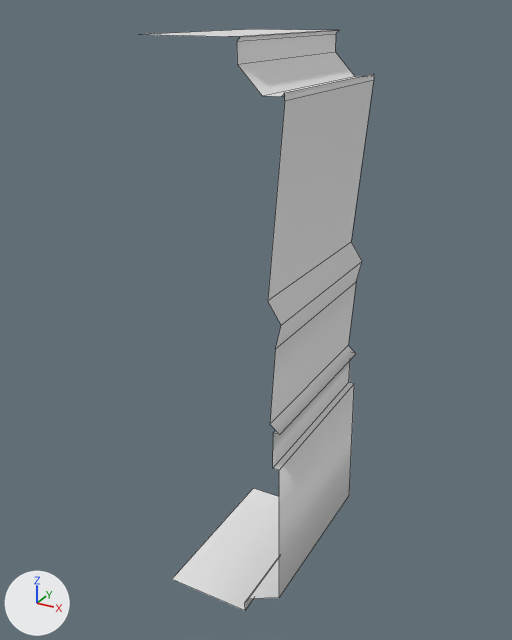
The FBX model Assets/Geometry/Environment/Corridor_kit/Corridor_Wall.fbx as it was, and as the next commit left it.
One viewpoint serves both versions: a 50 mm lens placed at (2.0, -3.6, 3.1), pointed at (0.3, -0.51, 1.55). The lights are fixed; the arrows at lower left show +X, +Y and +Z. Mesh edges are drawn as thin lines. Where no turn or scale is listed for an object, it has been applied to the vertices.

Objects in the first picture: 'Corridor.Wall'.
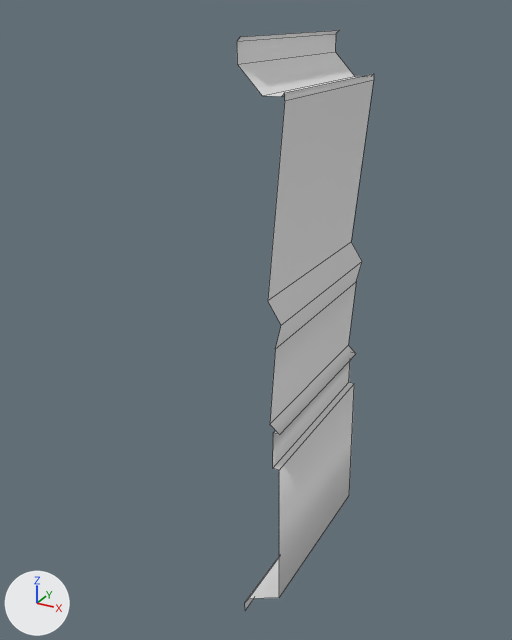
Commit message: Updated corridor kit

Pixel boxes (x1, y1, x2, y2) of what changed, in the pictures (512 x 640 px):
'Corridor.Wall', reshaped (41% narrower)
    before: (140, 29, 374, 611)
    after: (237, 30, 374, 610)
part 1 of me_plane_251, deleted
    before: (172, 488, 279, 611)
part 2 of me_plane_251, deleted
    before: (140, 29, 337, 37)

The change in detail:
me_plane_251 has 46 vertices, 21 faces and spans x 0.0..0.71, y -1.0..0.0, z 0.0..3.0.
me_plane_251 is used by ob_corridor_wall; location (0.0, 0.0, 0.0).
Verts and faces of me_plane_251; kept vertices keep their numbers, new ones are numbered from 46.
Before the commit, vertices of me_plane_251: 2 (0.5, -1.0, 0.0) at pixel (245, 610), 23 (0.5, 0.0, 0.0), 44 (0.0, 0.0, 0.0) at pixel (253, 488), 45 (0.0, -1.0, 0.0) at pixel (171, 579).
Before the commit, vertices of me_plane_251: 3 (0.5, -1.0, 3.0) at pixel (240, 36), 15 (0.45, -1.0, 3.0) at pixel (228, 36), 24 (0.5, 0.0, 3.0) at pixel (339, 30), 35 (0.45, 0.0, 3.0) at pixel (329, 30), 40 (0.0, 0.0, 3.0) at pixel (252, 29).
Before the commit, vertices of me_plane_251: 41 (0.13, 0.0, 3.0) at pixel (273, 29), 42 (0.13, -1.0, 3.0), 43 (0.0, -1.0, 3.0) at pixel (138, 34).
Part 1, on me_plane_251:
Vertices deleted: 44, 45 (with the faces that use them).
Part 2, on me_plane_251:
Vertices deleted: 15, 35, 40 to 43 (with the faces that use them).
